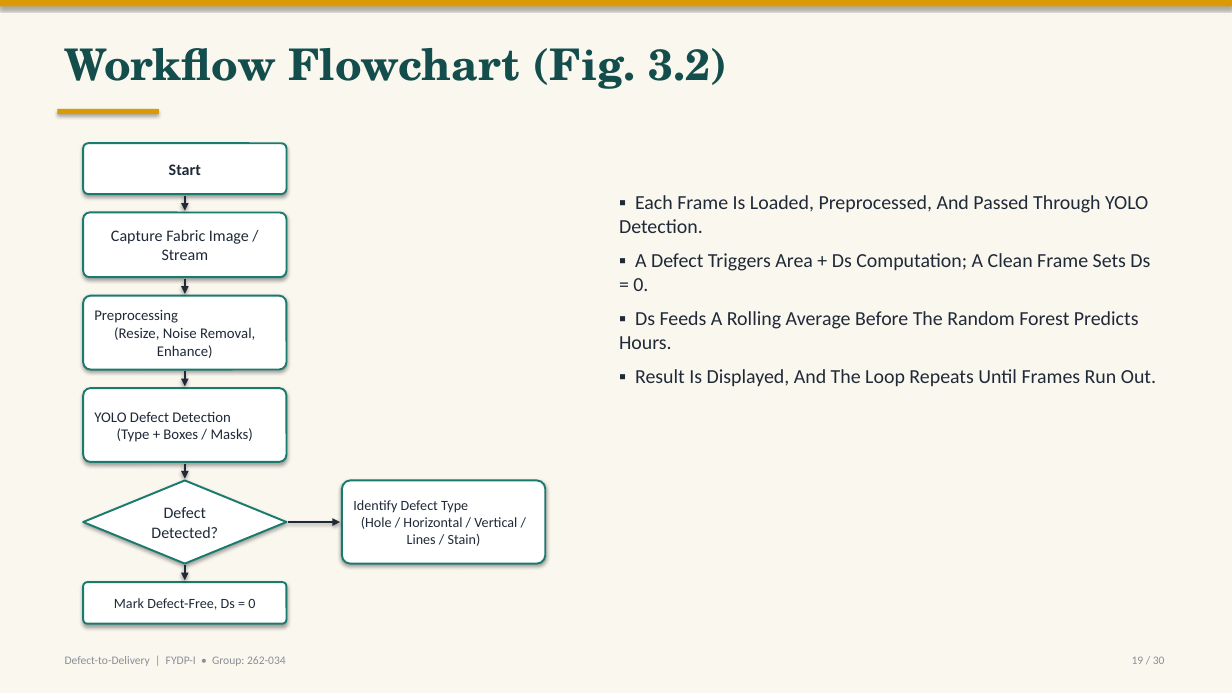
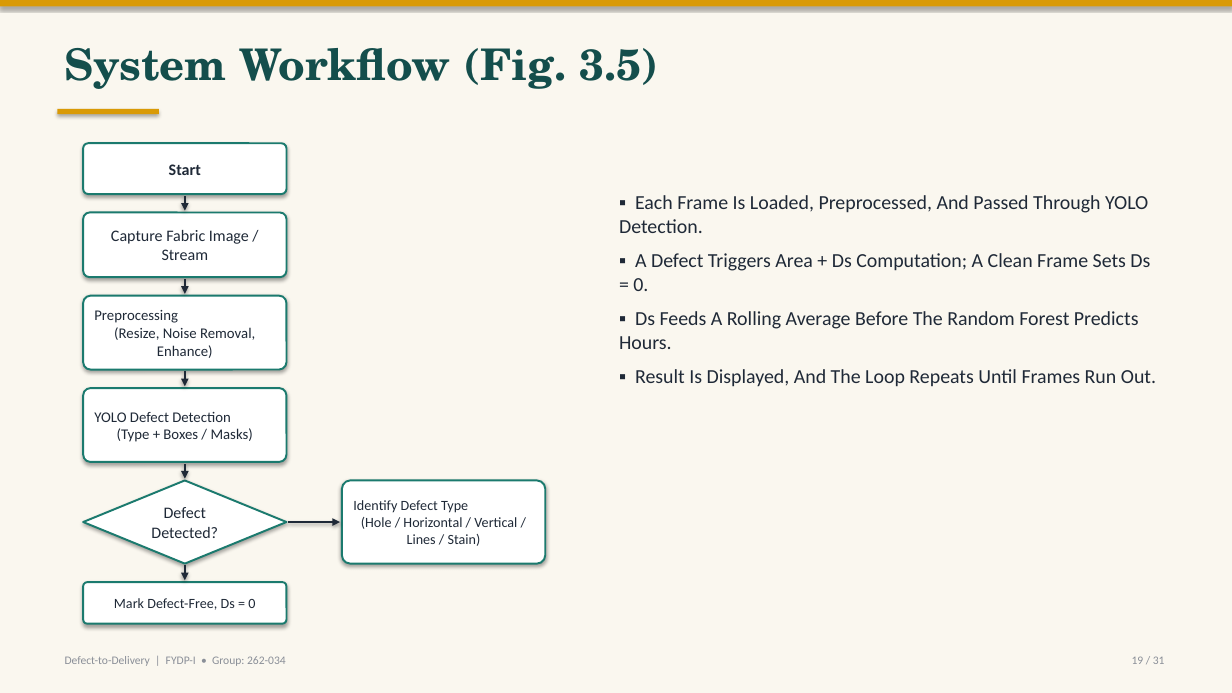
Before and after one commit to labib-ux/FYDP, a slide deck: slide 19 of slides/FYDP-I_Defect-to-Delivery.pptx. Drawn at 1232x693 pixels with LibreOffice and Linux fonts; fonts in the diff are those of the drawing. Boxes give left, top, right and bottom in pixels: in the first picture for what was removed or moved away, otherwise in the second. Text is boxed around its words. In the diff, an @@ line names an element or a change of style, - is before the commit and + after.

```diff
--- a/slides/FYDP-I_Defect-to-Delivery.pptx
+++ b/slides/FYDP-I_Defect-to-Delivery.pptx
@@ text at (x1=65, y1=48, x2=658, y2=89): text changed @@
-Workflow Flowchart (Fig. 3.2)
+System Workflow (Fig. 3.5)
@@ text at (x1=1132, y1=656, x2=1165, y2=664): text changed @@
-19 / 30
+19 / 31
```
Also in this commit, not shown: 29 other slides changed, 1 slide added.
